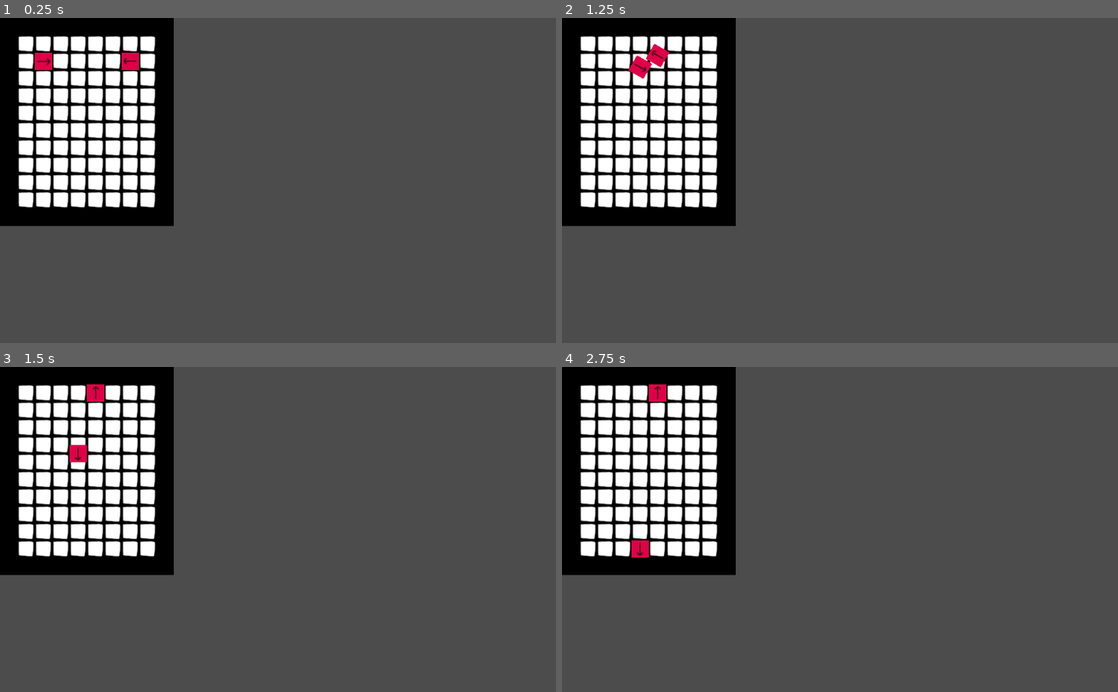
Above: before the commit, frames 1-4 (two rows, left to right).
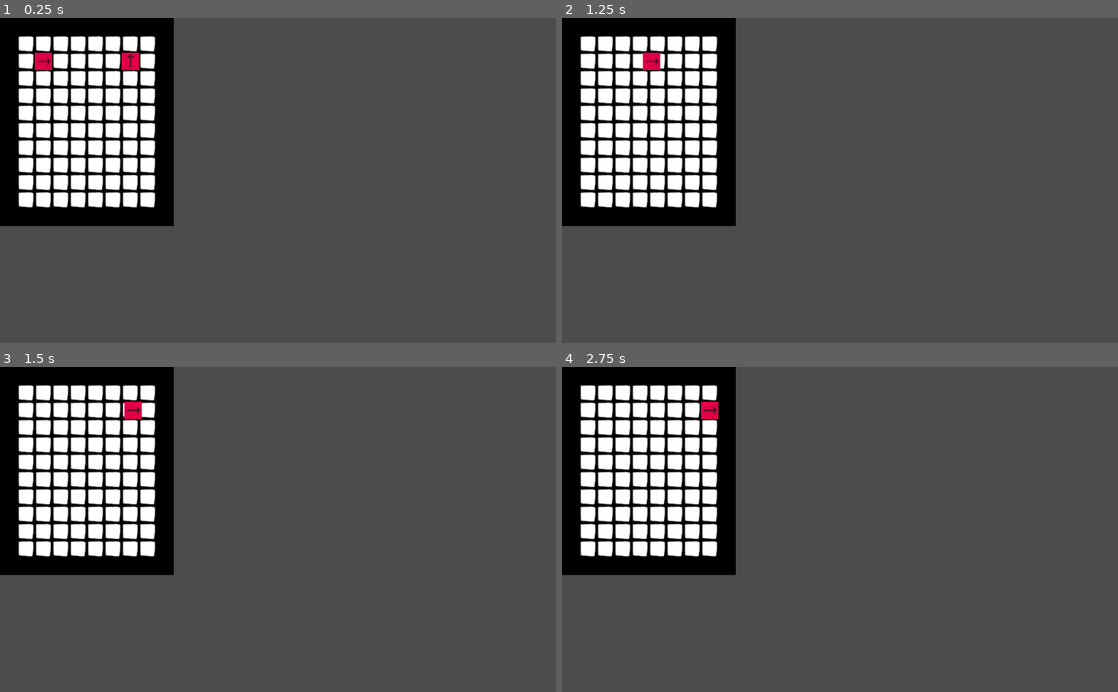
Above: after the commit, the same moments.

Repository: Denomycor/GSD1
Game: Godot game, scene res://source/board/Board.tscn
Two runs of this game, one before a commit and one after it. Both use one fixed random seed, a clock stepped at 60 frames per second and the inputs below. The project has no main scene, so this scene is started directly.
Inputs:
- Up to frame 1 (0.25 s): no input
- Up to frame 2 (1.25 s): tap Enter at 0.5 s
- Up to frame 3 (1.5 s): no input
- Up to frame 4 (2.75 s): no input

The runs differ from the first frame. In frame 1, less than 0.1% of the frame differs, in the area x 22-25%, y 11-16%; in frame 2, 0.3%; in frame 3, 0.5%; in frame 4, 0.5%, in the area x 12-29%, y 5-59%.

Commit message:
Added support for pieces to be destroyed

Diff:
--- a/source/board/Board.gd
+++ b/source/board/Board.gd
@@ -16,7 +16,7 @@
 
 func _ready():
 
-	$Timer.wait_time = play_speed*1.01
+	$Timer.wait_time = play_speed*1.0
 	init([
 	"wwwwwwwwwwww",
 	"weeeeeeeeeew",
@@ -33,7 +33,7 @@
 	var piece_scene := preload("res://source/pieces/testPiece/TestPiece.tscn")
 
 	var piece = add_piece(piece_scene, Vector2(2,2), 0, Vector2.RIGHT)
-	var piece2 = add_piece(piece_scene, Vector2(7,2), 0, Vector2.LEFT)
+	var piece2 = add_piece(piece_scene, Vector2(7,2), 0, Vector2.UP)
 	#var piece3 = add_piece(piece_scene, Vector2(3,8), 0, Vector2.UP)
 	#var piece4 = add_piece(piece_scene, Vector2(1,1), 0, Vector2.DOWN)
 
@@ -99,6 +99,18 @@
 		helper.append_piece_array_no_duplicates(queue, changes)
 
 
+func destroy_pieces():
+	var i=0
+	while i < all_pieces.size():
+		var piece = all_pieces[i]
+		if piece.current_hp < 1:
+			pieces[piece.board_pos.x][piece.board_pos.y] = null
+			all_pieces.remove(i)
+			piece.destroy()
+		else:
+			i+=1
+
+
 # algorithm for solving turns
 func solve(queue):
 	while queue.size() !=0:
@@ -106,6 +118,8 @@
 		while queue.size() !=0: #there are changes to be processed
 			var piece = queue.pop_front()
 			process_changes(piece, queue)
+
+		destroy_pieces()
 
 		var move_queue = all_pieces.duplicate()
 		while move_queue.size() != 0:
--- a/source/effects/TestEffect.gd
+++ b/source/effects/TestEffect.gd
@@ -8,4 +8,5 @@
 		print(String(source_piece.id)+" collision "+String(affected_piece.id))
 		#source_piece.tag_list.erase(tags.MOVING)
 		affected_piece.add_tag_rotating(PI/2)
+		affected_piece.take_damage(10)
 	return []
--- a/source/pieces/abstraction/Piece.gd
+++ b/source/pieces/abstraction/Piece.gd
@@ -86,8 +86,6 @@
 # destroys this piece
 func destroy():
 	remove_subs_table()
-	board.pieces[board_pos.x][board_pos.y] = null
-	board.all_pieces.remove(helper.get_index_with_id(board.all_pieces, id))
 	board.remove_child(self)
 	queue_free()
 
@@ -95,6 +93,11 @@
 # returns positions for this piece effect, must return positions in order
 func get_subscribed_pos():
 	return [board_pos+direction]
+
+
+# makes the piece take damage
+func take_damage(damage):
+	current_hp -= damage
 
 
 # called when piece stops movement by collision
